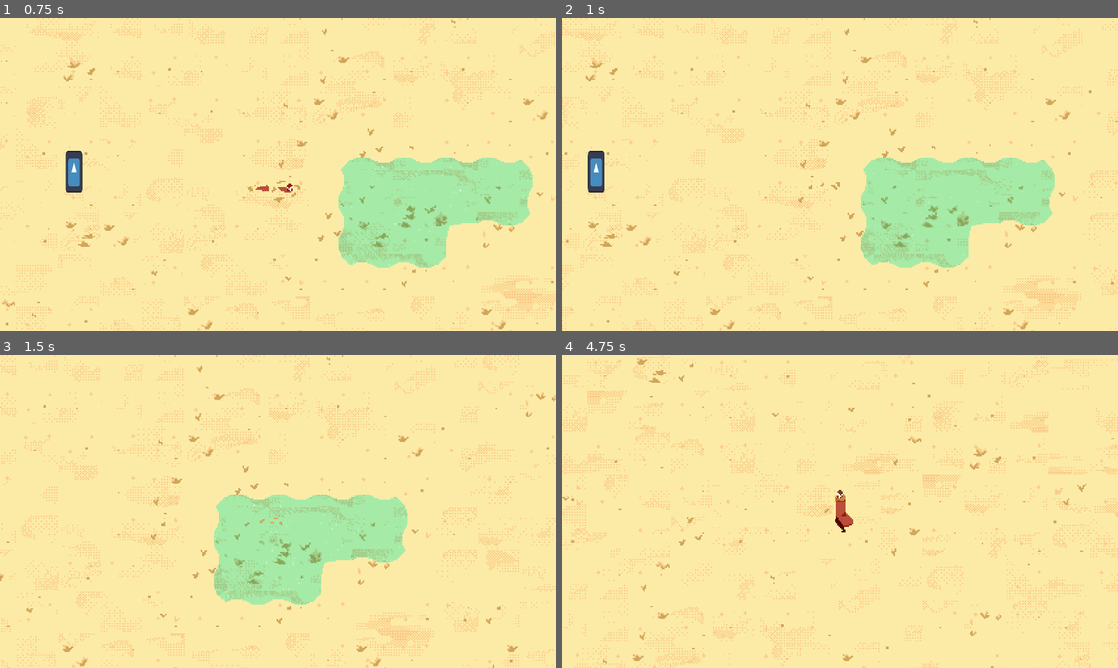
Above: before the commit, frames 1-4 (two rows, left to right).
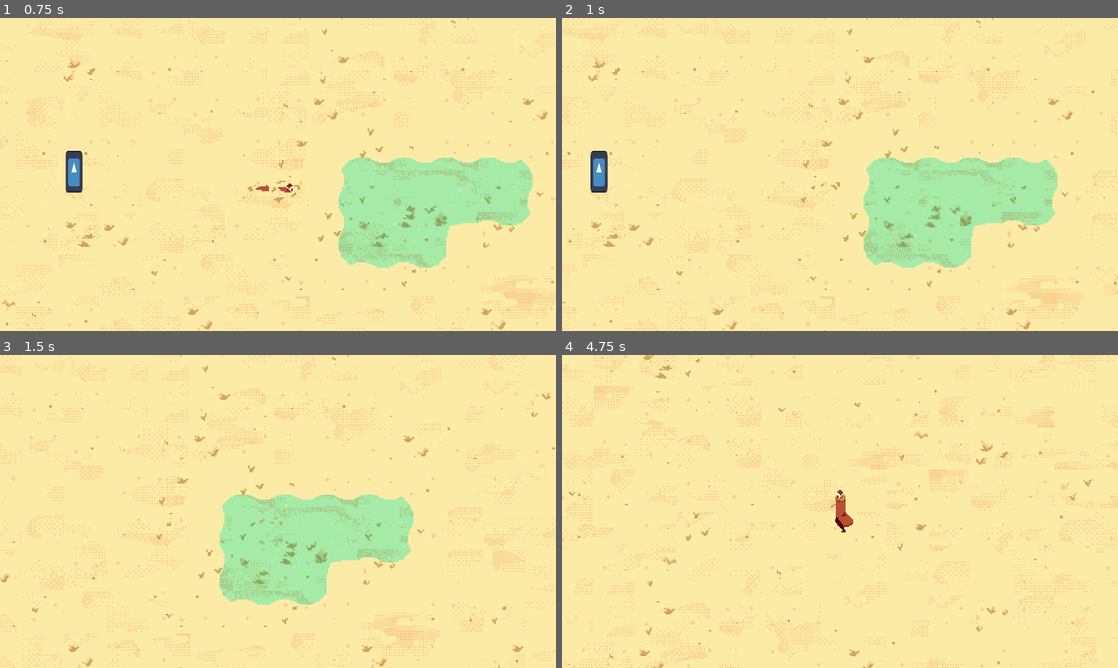
Above: after the commit, the same moments.

Repository: Lukko-Digital/Sift
Game: Godot game, scene res://scenes/main.tscn
Two runs of this game, one before a commit and one after it. Both use one fixed random seed, a clock stepped at 60 frames per second and the inputs below. The engine's default icon, where the game draws it, is replaced by a stand-in: a white triangle on a blue panel in a dark square.
Inputs:
- Up to frame 1 (0.75 s): hold D (right) from 0.53 s (still down); tap Space (dash) at 0.6 s
- Up to frame 2 (1 s): keep holding D (right); tap E (interact) at 0.8 s
- Up to frame 3 (1.5 s): release D (right) at 1.28 s; hold S (down) from 1.28 s (still down); tap E (interact) at 1.35 s
- Up to frame 4 (4.75 s): tap Space (dash) at 1.55, 2.1, 3.05, 3.6, 4.55 s; release S (down) at 2.03 s; hold D (right) 2.03-2.78 s; tap E (interact) at 2.3, 2.85, 3.8, 4.35 s; hold W (up) 2.78-3.53 s; hold A (left) from 3.53 s (still down)

Frame 1 is identical in both runs. In frame 2, 5.8% of the frame differs, in the area x 0-100%, y 0-100%; in frame 3, 6.5%; in frame 4, 8.9%.
Error after the commit: Invalid call. Nonexistent function 'get_overlapping_area' in base 'Area2D'. (res://scripts/player/player_state_machine.gd:14)

Commit message:
preliminary dialogue input handling

Diff:
--- a/scripts/player/player_state_machine.gd
+++ b/scripts/player/player_state_machine.gd
@@ -2,8 +2,22 @@
 
 @onready var dash_timer: Timer = $Dash/DashTimer
 
+signal enter_dialogue(npc_node)
+signal advance_dialogue
+
+var in_dialogue = false
+
 func _physics_process(delta: float) -> void:
-	if Input.is_action_just_pressed("dash") or not dash_timer.is_stopped():
+	if Input.is_action_just_pressed("interact"):
+		print('a')
+		if not in_dialogue:
+			for area in get_parent().get_node("NPCDialogueCollider").get_overlapping_area():
+				if area.is_in_group("npc"):
+					emit_signal("enter_dialogue", area)
+					print(area.name)
+		else:
+			emit_signal("advance_dialogue")
+	elif Input.is_action_just_pressed("dash") or not dash_timer.is_stopped():
 		transition_to("Dash")
 	elif (
 		Input.is_action_pressed("up") or
